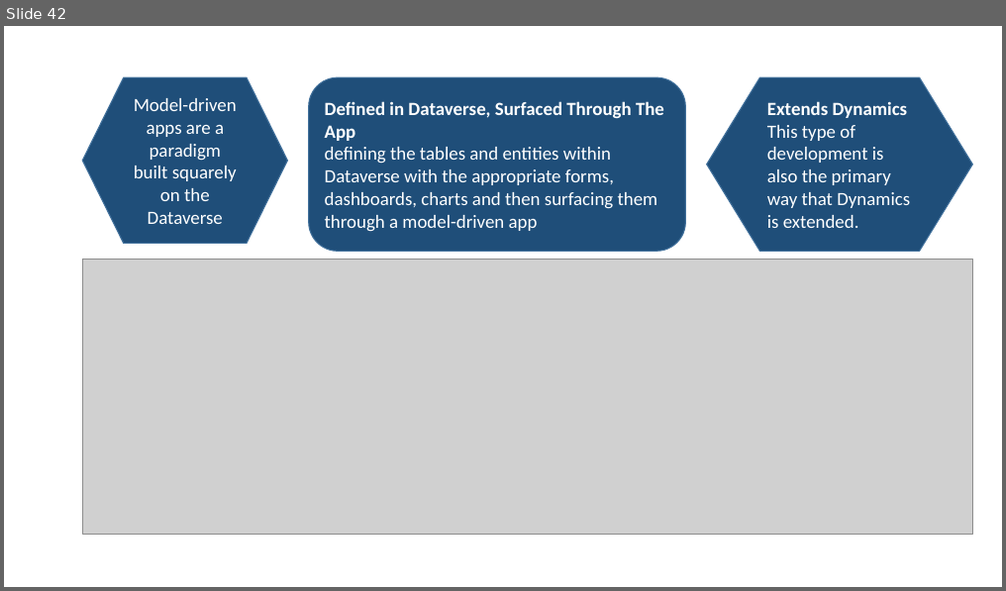
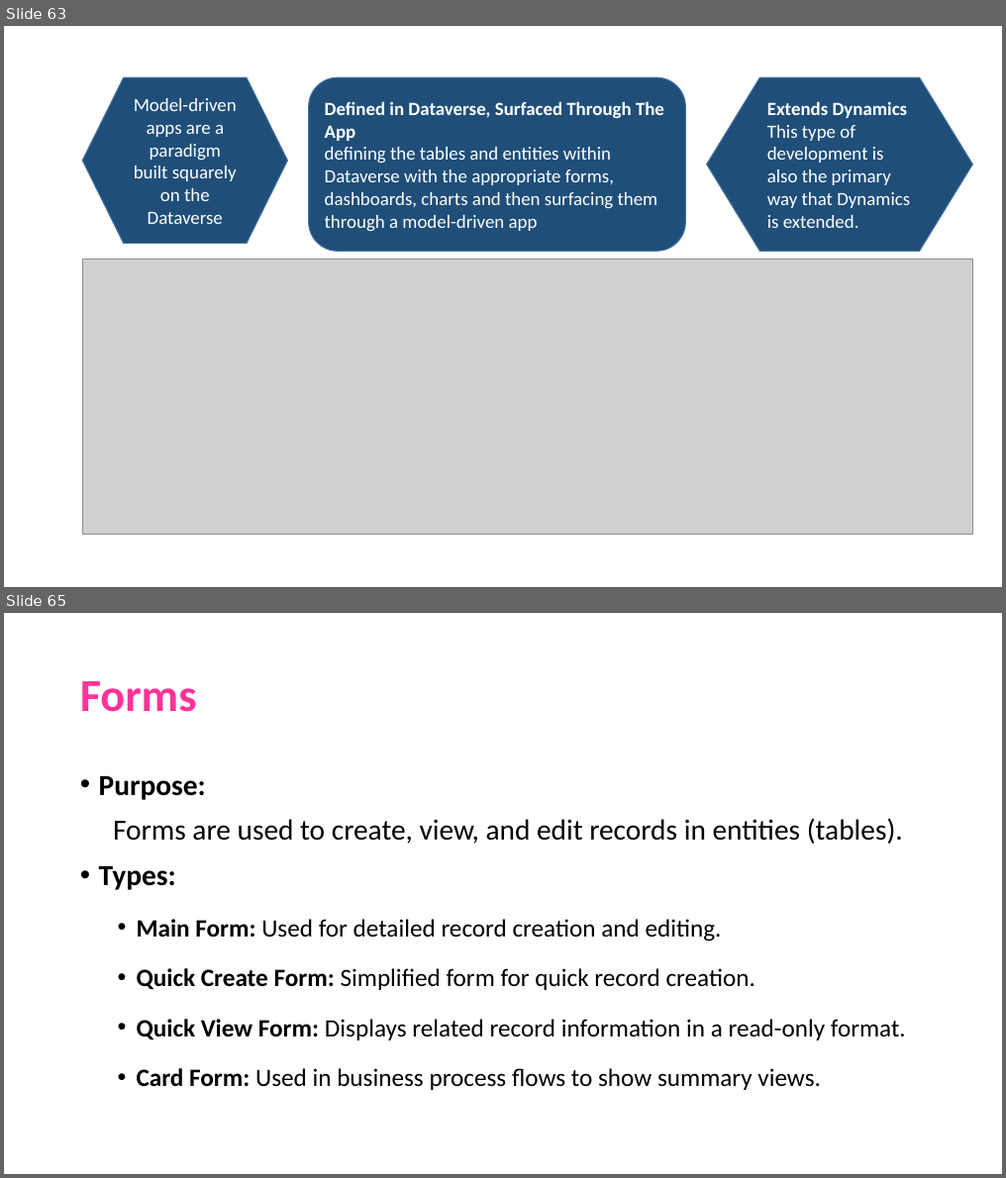
Before and after one commit to raagaraam/PowerApps, a slide deck: POWER APPS.pptx. Shown one above the other, each under a label of ours: slide 42 before the commit, slides 63 and 65 after it; the slides between them are not shown. The pictures are 1006x591 and 1006x1178 pixels, drawn with LibreOffice and Linux fonts; fonts in the diff are those of the drawing; grey boxes stand for pictures. Boxes give left, top, right and bottom in pixels: in the first picture for what was removed or moved away, otherwise in the second. Text is boxed around its words. In the diff, an @@ line names an element or a change of style, - is before the commit and + after.

```diff
--- a/POWER APPS.pptx
+++ b/POWER APPS.pptx
@@ slide 65 added at <box>4,613,1002,1174</box>, background #FFFFFF @@
@@ title added at <box>80,681,197,712</box>, 44 pt, text #FF3399, bold @@
+Forms
@@ text added at <box>99,776,906,1090</box>, 24 pt, text #000000 @@
+• Purpose:
+Forms are used to create, view, and edit records in entities (tables).
+• Types:
+  • Main Form: Used for detailed record creation and editing.
+  • Quick Create Form: Simplified form for quick record creation.
+  • Quick View Form: Displays related record information in a read-only format.
+  • Card Form: Used in business process flows to show summary views.
@@ what was slide 42 is now slide 63 @@
```
Also in this commit, not shown: 11 slides changed, 58 other slides added, 6 slides removed.
